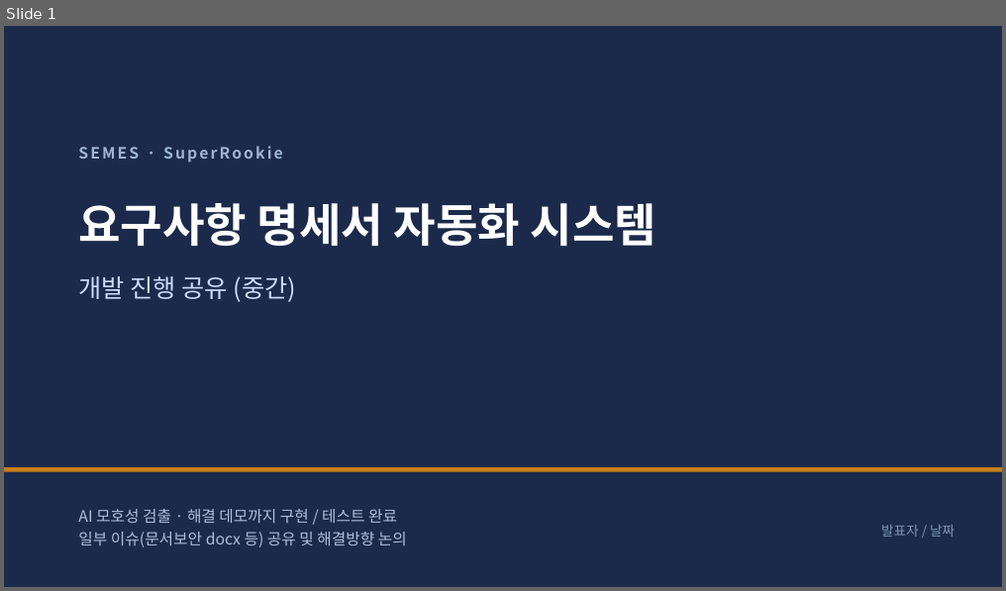
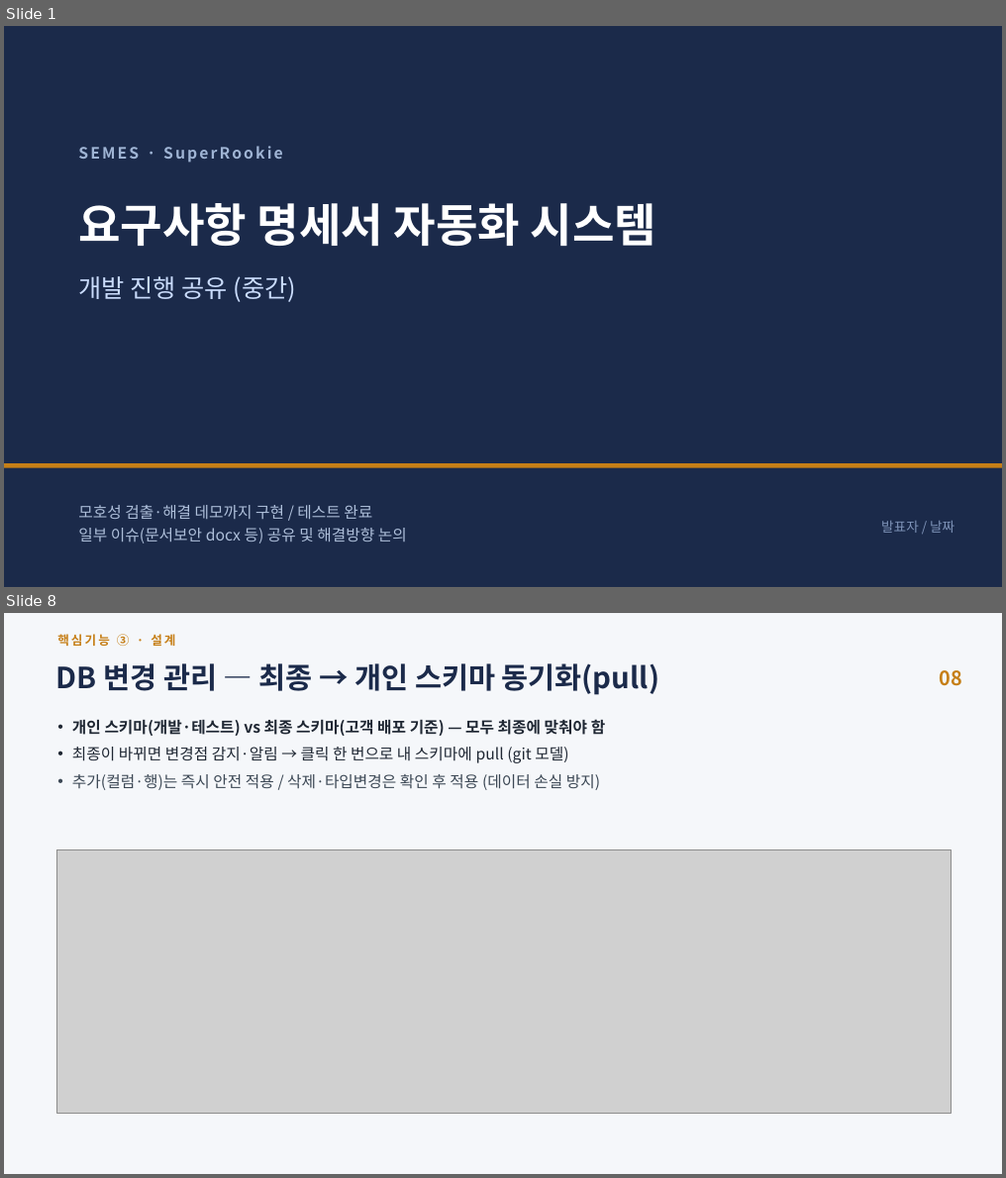
Before and after one commit to jihunhan98/semes-superrookie, a slide deck: docs/진행공유_요구사항자동화.pptx. Shown one above the other, each under a label of ours: slide 1 before the commit, slides 1 and 8 after it; the slides between them are not shown. The pictures are 1006x591 and 1006x1178 pixels, drawn with LibreOffice and Linux fonts; fonts in the diff are those of the drawing; grey boxes stand for pictures. Boxes give left, top, right and bottom in pixels: in the first picture for what was removed or moved away, otherwise in the second. Text is boxed around its words. In the diff, an @@ line names an element or a change of style, - is before the commit and + after.

```diff
--- a/docs/진행공유_요구사항자동화.pptx
+++ b/docs/진행공유_요구사항자동화.pptx
@@ slide 8 added at box(4, 613, 1002, 1174), background #F5F7FA @@
@@ text added at box(57, 634, 175, 646), 12 pt, text #C67F17, bold @@
+핵심기능 ③ · 설계
@@ text added at box(56, 663, 659, 695), 28 pt, text #1B2A4A, bold @@
+DB 변경 관리 — 최종 → 개인 스키마 동기화(pull)
@@ text added at box(939, 670, 961, 686), 19 pt, text #C67F17, bold @@
+08
@@ text added at box(72, 719, 605, 790), 15 pt, text #1F2733 @@
+• 개인 스키마(개발·테스트) vs 최종 스키마(고객 배포 기준) — 모두 최종에 맞춰야 함
+• 최종이 바뀌면 변경점 감지·알림 → 클릭 한 번으로 내 스키마에 pull (git 모델)
+• 추가(컬럼·행)는 즉시 안전 적용 / 삭제·타입변경은 확인 후 적용 (데이터 손실 방지)
@@ picture added at box(56, 851, 951, 1113) @@
@@ slide 1 changed as well @@
@@ rectangle: place and size @@
-rectangle at box(4, 468, 1002, 472)
+rectangle at box(4, 464, 1002, 469)
@@ text at box(78, 505, 372, 519): text changed @@
-AI 모호성 검출 · 해결 데모까지 구현 / 테스트 완료
+모호성 검출·해결 데모까지 구현 / 테스트 완료
@@ text "발표자 / 날짜": place and size @@
-text "발표자 / 날짜" at box(881, 525, 954, 537)
+text "발표자 / 날짜" at box(881, 521, 954, 533)
```
Also in this commit, not shown: 5 other slides changed, 4 other slides added, 4 slides removed, 3 other files.
